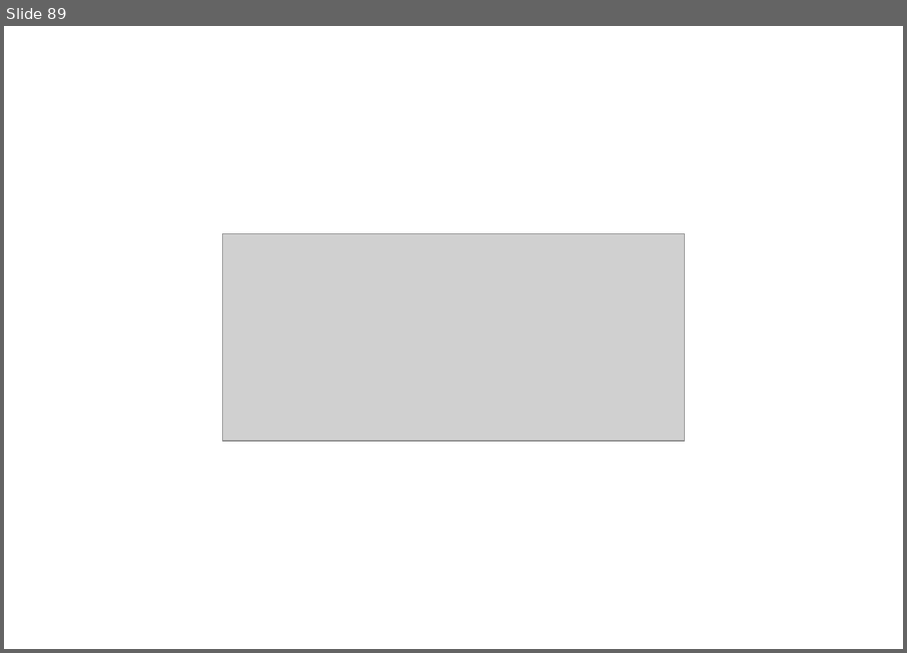
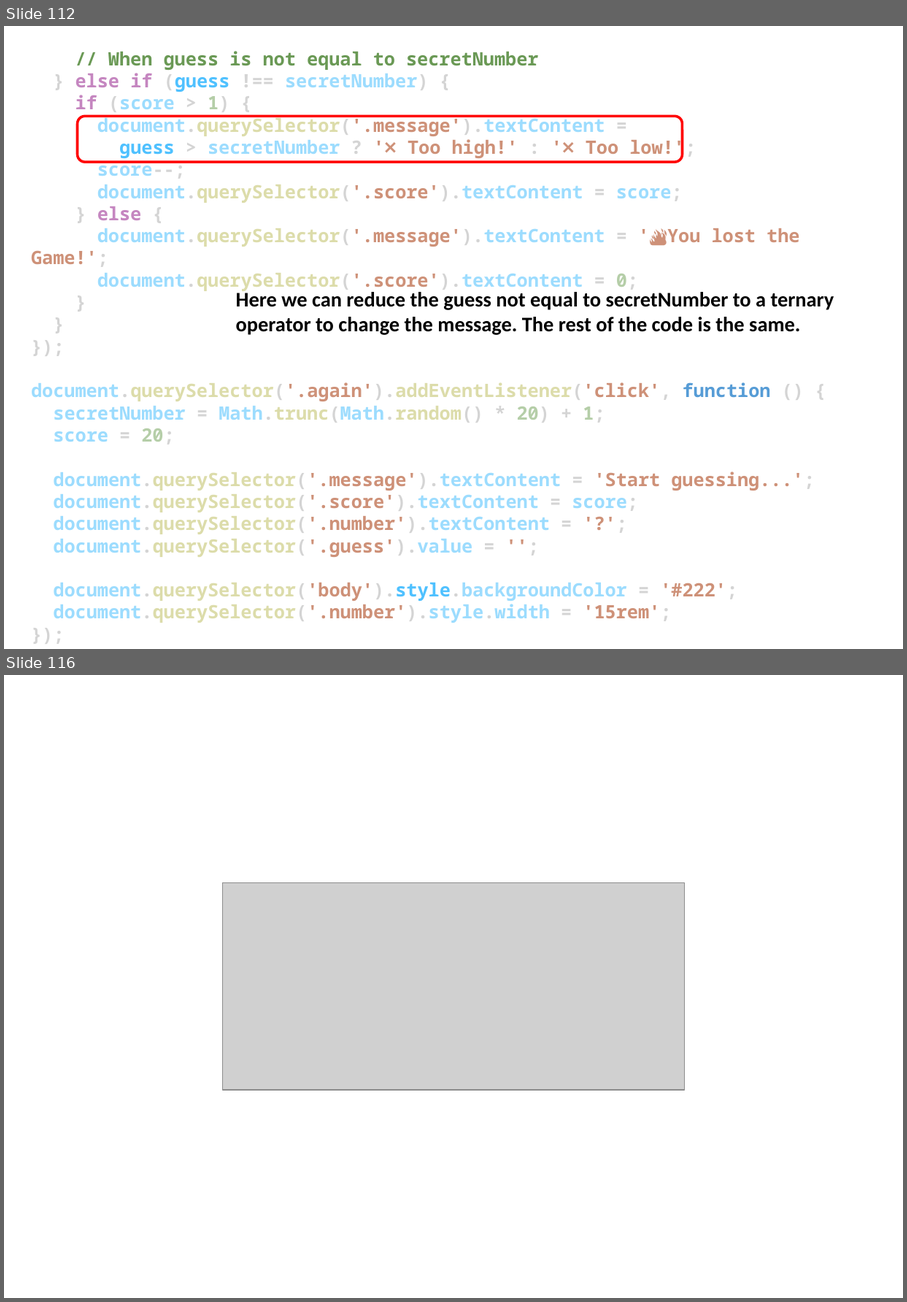
Before and after one commit to EL-EL-BCN/Complete-Javascript-Course, a slide deck: complete-javascript-course.pptx. Shown one above the other, each under a label of ours: slide 89 before the commit, slides 112 and 116 after it; the slides between them are not shown. The pictures are 907x653 and 907x1302 pixels, drawn with LibreOffice and Linux fonts; fonts in the diff are those of the drawing; grey boxes stand for pictures. Boxes give left, top, right and bottom in pixels: in the first picture for what was removed or moved away, otherwise in the second. Text is boxed around its words. In the diff, an @@ line names an element or a change of style, - is before the commit and + after.

Commit message:
guess the number game complete

```diff
--- a/complete-javascript-course.pptx
+++ b/complete-javascript-course.pptx
@@ slide 112 added at (4, 26, 903, 649), background #FFFFFF @@
@@ text added at (31, 51, 815, 622), 16 pt, text #9CDCFE, bold @@
+// When guess is not equal to secretNumber
+} else if (guess !== secretNumber) {
+if (score > 1) {
+document.querySelector('.message').textContent =
+guess > secretNumber ? '❌ Too high!' : '❌ Too low!';
+score--;
+document.querySelector('.score').textContent = score;
+} else {
+document.querySelector('.message').textContent = '🔥You lost the Game!';
+document.querySelector('.score').textContent = 0;
+}
+}
+});
+document.querySelector('.again').addEventListener('click', function () {
+secretNumber = Math.trunc(Math.random() * 20) + 1;
+score = 20;
+document.querySelector('.message').textContent = 'Start guessing...';
+document.querySelector('.score').textContent = score;
+document.querySelector('.number').textContent = '?';
+document.querySelector('.guess').value = '';
+document.querySelector('body').style.backgroundColor = '#222';
+document.querySelector('.number').style.width = '15rem';
+});
@@ rounded rectangle added at (77, 116, 682, 161), outline #FF0000 2.25 pt @@
@@ text added at (236, 290, 835, 335), 18 pt, text #000000, bold @@
+Here we can reduce the guess not equal to secretNumber to a ternary operator to change the message. The rest of the code is the same.
@@ what was slide 89 is now slide 116 @@
```
Also in this commit, not shown: 2 slides changed, 26 other slides added, 9 other files.
